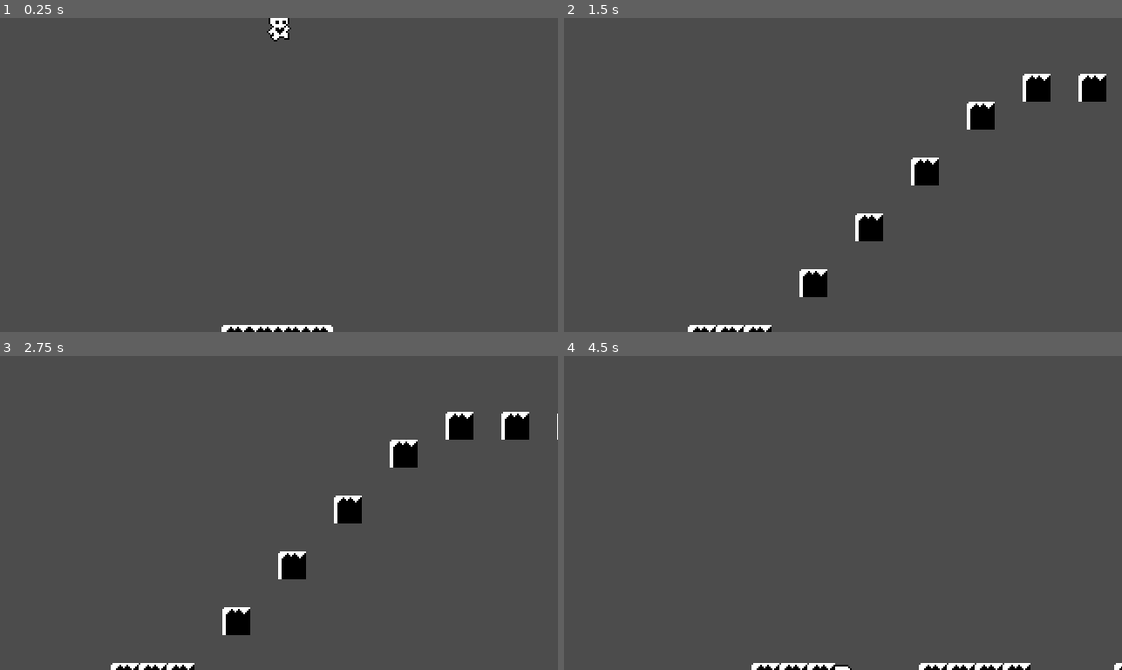
Above: before the commit, frames 1-4 (two rows, left to right).
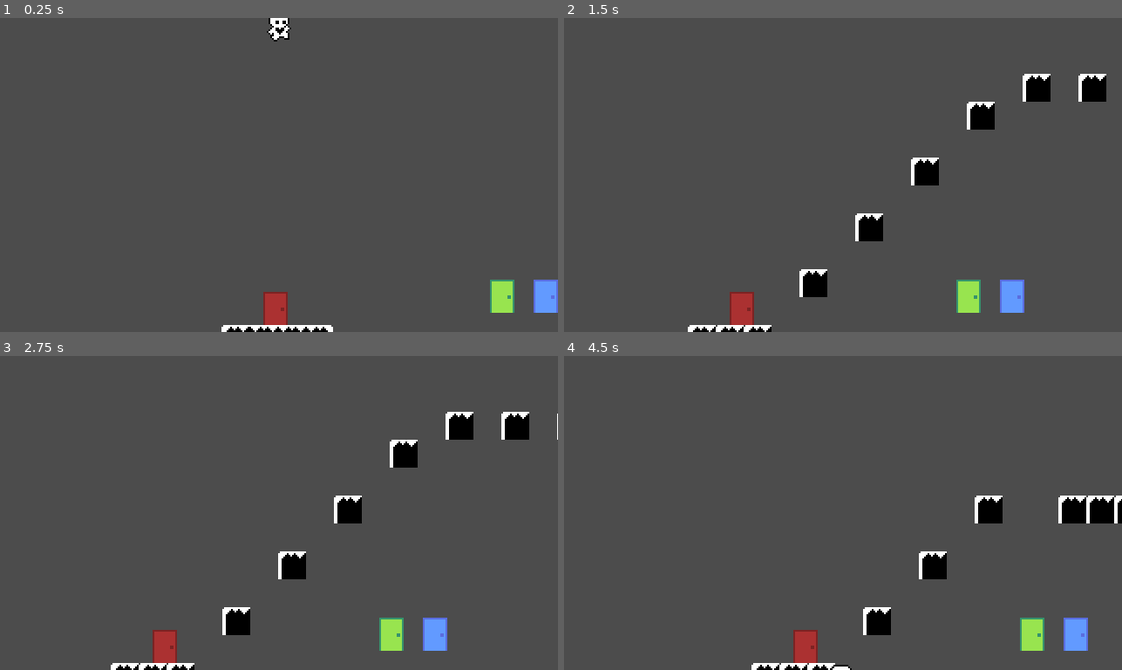
Above: after the commit, the same moments.

Repository: wagenrace/Platformer
Game: Godot game, scene res://World.tscn
Two runs of this game, one before a commit and one after it. Both use one fixed random seed, a clock stepped at 60 frames per second and the inputs below.
Inputs:
- Up to frame 1 (0.25 s): no input
- Up to frame 2 (1.5 s): tap Enter at 0.5 s; hold Right (ui_right) from 0.53 s (still down); tap 1 at 0.6 s; tap Up (ui_up) at 0.77 s; tap 2 at 0.8, 1.35 s
- Up to frame 3 (2.75 s): tap Up (ui_up) at 1.52 s; tap 1 at 1.55, 2.1 s; release Right (ui_right) at 2.03 s; hold Left (ui_left) from 2.03 s (still down); tap 2 at 2.3 s
- Up to frame 4 (4.5 s): release Left (ui_left) at 2.78 s; hold Right (ui_right) 2.78-4.28 s; tap 2 at 2.85, 3.8 s; tap Up (ui_up) at 3.02, 3.77 s; tap 1 at 3.05, 4.35 s; tap R at 3.6 s; hold Left (ui_left) from 4.28 s (still down)

The runs differ from the first frame. In frame 1, 1.4% of the frame differs, in the area x 47-100%, y 83-98%; in frame 2, 1.4%; in frame 3, 1.4%; in frame 4, 4.2%, in the area x 41-100%, y 44-100%.

Commit message:
add door sprites
Signed-off-by: tomnijhof <tom.nijhof@cytosmart.com>

Diff:
--- a/Camera2D.gd
+++ /dev/null
@@ -1 +0,0 @@
-extends Camera2D
--- /dev/null
+++ b/LevelLayout.gd
@@ -0,0 +1,96 @@
+extends TileMap
+
+var base64_lookup = {
+	"A": 0,
+	"B": 1,
+	"C": 2,
+	"D": 3,
+	"E": 4,
+	"F": 5,
+	"G": 6,
+	"H": 7,
+	"I": 8,
+	"J": 9,
+	"K": 10,
+	"L": 11,
+	"M": 12,
+	"N": 13,
+	"O": 14,
+	"P": 15,
+	"Q": 16,
+	"R": 17,
+	"S": 18,
+	"T": 19,
+	"U": 20,
+	"V": 21,
+	"W": 22,
+	"X": 23,
+	"Y": 24,
+	"Z": 25,
+	"a": 26,
+	"b": 27,
+	"c": 28,
+	"d": 29,
+	"e": 30,
+	"f": 31,
+	"g": 32,
+	"h": 33,
+	"i": 34,
+	"j": 35,
+	"k": 36,
+	"l": 37,
+	"m": 38,
+	"n": 39,
+	"o": 40,
+	"p": 41,
+	"q": 42,
+	"r": 43,
+	"s": 44,
+	"t": 45,
+	"u": 46,
+	"v": 47,
+	"w": 48,
+	"x": 49,
+	"y": 50,
+	"z": 51,
+	"0": 52,
+	"1": 53,
+	"2": 54,
+	"3": 55,
+	"4": 56,
+	"5": 57,
+	"6": 58,
+	"7": 59,
+	"8": 60,
+	"9": 61,
+	"+": 62,
+	"/": 63
+}
+
+onready var tileMap = $"."
+
+func decode_level(level_base64: String):
+	var current_position = Vector2(0, 11)
+	var level = [ Vector2(-2, 11), Vector2(-1, 11), Vector2(0, 11),]
+
+	for letter in level_base64:
+		var _number = base64_lookup[letter]
+		var _gap_size = _number % 3 + 1
+		var _height = int(_number/3) % 5 - 2
+		var _island_width = int(_number/15) % 4 + 1
+
+		current_position.x += _gap_size
+		current_position.y += _height
+		current_position.y = clamp(current_position.y, 2, 11)
+
+		for _i in range(_island_width):
+			current_position.x += 1
+			level.append(current_position)
+	return level
+
+func apply_level(level):
+	for cell in tileMap.get_used_cells():
+		tileMap.set_cellv(cell, -1)
+
+	for cell in level:
+		tileMap.set_cell(cell[0], cell[1], 0)
--- a/World.gd
+++ b/World.gd
@@ -1,109 +1,9 @@
-extends Node2D
+extends "res://world_helpers/decode_b64_level.gd"
 
 onready var player = $Player
 onready var camera = $Camera2D
 onready var tileMap = $TileMap
 
-
-var level_1 = [Vector2(8, 5), Vector2(7, 5), Vector2(6, 5), Vector2(-2, 11), Vector2(-1, 11), Vector2(0, 11), Vector2(1, 11)]
-var level_2 = [Vector2(8, 4),Vector2(7, 4),Vector2(6, 4), Vector2(-2, 11), Vector2(-1, 11), Vector2(0, 11), Vector2(1, 11)]
-
-var base64_lookup = {
-	"A": 0,
-	"B": 1,
-	"C": 2,
-	"D": 3,
-	"E": 4,
-	"F": 5,
-	"G": 6,
-	"H": 7,
-	"I": 8,
-	"J": 9,
-	"K": 10,
-	"L": 11,
-	"M": 12,
-	"N": 13,
-	"O": 14,
-	"P": 15,
-	"Q": 16,
-	"R": 17,
-	"S": 18,
-	"T": 19,
-	"U": 20,
-	"V": 21,
-	"W": 22,
-	"X": 23,
-	"Y": 24,
-	"Z": 25,
-	"a": 26,
-	"b": 27,
-	"c": 28,
-	"d": 29,
-	"e": 30,
-	"f": 31,
-	"g": 32,
-	"h": 33,
-	"i": 34,
-	"j": 35,
-	"k": 36,
-	"l": 37,
-	"m": 38,
-	"n": 39,
-	"o": 40,
-	"p": 41,
-	"q": 42,
-	"r": 43,
-	"s": 44,
-	"t": 45,
-	"u": 46,
-	"v": 47,
-	"w": 48,
-	"x": 49,
-	"y": 50,
-	"z": 51,
-	"0": 52,
-	"1": 53,
-	"2": 54,
-	"3": 55,
-	"4": 56,
-	"5": 57,
-	"6": 58,
-	"7": 59,
-	"8": 60,
-	"9": 61,
-	"+": 62,
-	"/": 63
-}
-
-func decode_level(level_base64: String):
-	var current_position = Vector2(0, 11)
-	var level = [ Vector2(-2, 11), Vector2(-1, 11), Vector2(0, 11),]
-
-	for letter in level_base64:
-		var _number = base64_lookup[letter]
-		var _gap_size = _number % 3 + 1
-		var _height = int(_number/3) % 5 - 2
-		var _island_width = int(_number/15) % 4 + 1
-
-		current_position.x += _gap_size
-		current_position.y += _height
-		current_position.y = clamp(current_position.y, 2, 11)
-
-		for _i in range(_island_width):
-			current_position.x += 1
-			level.append(current_position)
-	return level
-
-func apply_level(level):
-	for cell in tileMap.get_used_cells():
-		tileMap.set_cellv(cell, -1)
-
-	for cell in level:
-		tileMap.set_cell(cell[0], cell[1], 0)
-
-
-func _ready():
-	print(decode_level("aAbB"))
 
 func _physics_process(delta):
 	var camera_pos = camera.get_position()
@@ -116,7 +16,7 @@
 		player.position.y = 0
 
 	if ev is InputEventKey and ev.scancode == KEY_1:
-		apply_level(decode_level("77777777"))
+		tileMap.apply_level(decode_level("AAA01234567"))
 
 	if ev is InputEventKey and ev.scancode == KEY_2:
-		apply_level(decode_level("AAAAAAAA"))
+		tileMap.apply_level(decode_level("AAAAAAAA"))
--- a/World.tscn
+++ b/World.tscn
@@ -1,9 +1,13 @@
-[gd_scene load_steps=53 format=2]
+[gd_scene load_steps=57 format=2]
 
 [ext_resource path="res://Player.tscn" type="PackedScene" id=1]
 [ext_resource path="res://Tileset.png" type="Texture" id=2]
 [ext_resource path="res://Player.gd" type="Script" id=3]
 [ext_resource path="res://World.gd" type="Script" id=4]
+[ext_resource path="res://art/door_red.png" type="Texture" id=5]
+[ext_resource path="res://art/door_blue.png" type="Texture" id=6]
+[ext_resource path="res://art/door_green.png" type="Texture" id=7]
+[ext_resource path="res://LevelLayout.gd" type="Script" id=8]
 
 [sub_resource type="ConvexPolygonShape2D" id=2]
 points = PoolVector2Array( 0, 0, 16, 0, 16, 16, 0, 16 )
@@ -457,15 +461,28 @@
 [node name="World" type="Node2D"]
 script = ExtResource( 4 )
 
-[node name="Player" parent="." instance=ExtResource( 1 )]
-position = Vector2( 1, 1 )
-script = ExtResource( 3 )
-
 [node name="TileMap" type="TileMap" parent="."]
 tile_set = SubResource( 49 )
 cell_size = Vector2( 16, 16 )
 format = 1
 tile_data = PoolIntArray( 786430, 0, 196608, 786431, 0, 196609, 720896, 0, 196609, 720897, 0, 196610 )
+script = ExtResource( 8 )
+
+[node name="DoorRed" type="Sprite" parent="TileMap"]
+position = Vector2( -1, 164 )
+texture = ExtResource( 5 )
+
+[node name="DoorGreen" type="Sprite" parent="TileMap"]
+position = Vector2( 129, 157 )
+texture = ExtResource( 7 )
+
+[node name="DoorBlue" type="Sprite" parent="TileMap"]
+position = Vector2( 154, 157 )
+texture = ExtResource( 6 )
+
+[node name="Player" parent="." instance=ExtResource( 1 )]
+position = Vector2( 1, 1 )
+script = ExtResource( 3 )
 
 [node name="Camera2D" type="Camera2D" parent="."]
 position = Vector2( 161, 90 )
--- /dev/null
+++ b/world_helpers/decode_b64_level.gd
@@ -0,0 +1,88 @@
+extends Node
+
+
+var base64_lookup = {
+	"A": 0,
+	"B": 1,
+	"C": 2,
+	"D": 3,
+	"E": 4,
+	"F": 5,
+	"G": 6,
+	"H": 7,
+	"I": 8,
+	"J": 9,
+	"K": 10,
+	"L": 11,
+	"M": 12,
+	"N": 13,
+	"O": 14,
+	"P": 15,
+	"Q": 16,
+	"R": 17,
+	"S": 18,
+	"T": 19,
+	"U": 20,
+	"V": 21,
+	"W": 22,
+	"X": 23,
+	"Y": 24,
+	"Z": 25,
+	"a": 26,
+	"b": 27,
+	"c": 28,
+	"d": 29,
+	"e": 30,
+	"f": 31,
+	"g": 32,
+	"h": 33,
+	"i": 34,
+	"j": 35,
+	"k": 36,
+	"l": 37,
+	"m": 38,
+	"n": 39,
+	"o": 40,
+	"p": 41,
+	"q": 42,
+	"r": 43,
+	"s": 44,
+	"t": 45,
+	"u": 46,
+	"v": 47,
+	"w": 48,
+	"x": 49,
+	"y": 50,
+	"z": 51,
+	"0": 52,
+	"1": 53,
+	"2": 54,
+	"3": 55,
+	"4": 56,
+	"5": 57,
+	"6": 58,
+	"7": 59,
+	"8": 60,
+	"9": 61,
+	"+": 62,
+	"/": 63
+}
+
+func decode_level(level_base64: String):
+	var current_position = Vector2(0, 11)
+	var level = [ Vector2(-2, 11), Vector2(-1, 11), Vector2(0, 11),]
+
+	for letter in level_base64:
+		var _number = base64_lookup[letter]
+		var _gap_size = _number % 3 + 1
+		var _height = int(_number/3) % 5 - 2
+		var _island_width = int(_number/15) % 4 + 1
+
+		current_position.x += _gap_size
+		current_position.y += _height
+		current_position.y = clamp(current_position.y, 2, 11)
+
+		for _i in range(_island_width):
+			current_position.x += 1
+			level.append(current_position)
+	return level
Binary file added: art/door_blue.aseprite
Binary file added: art/door_blue.png
Not shown, added: art/door_blue.png.import
Binary file added: art/door_green.aseprite
Binary file added: art/door_green.png
Not shown, added: art/door_green.png.import
Binary file added: art/door_red.aseprite
Binary file added: art/door_red.png
Not shown, added: art/door_red.png.import
